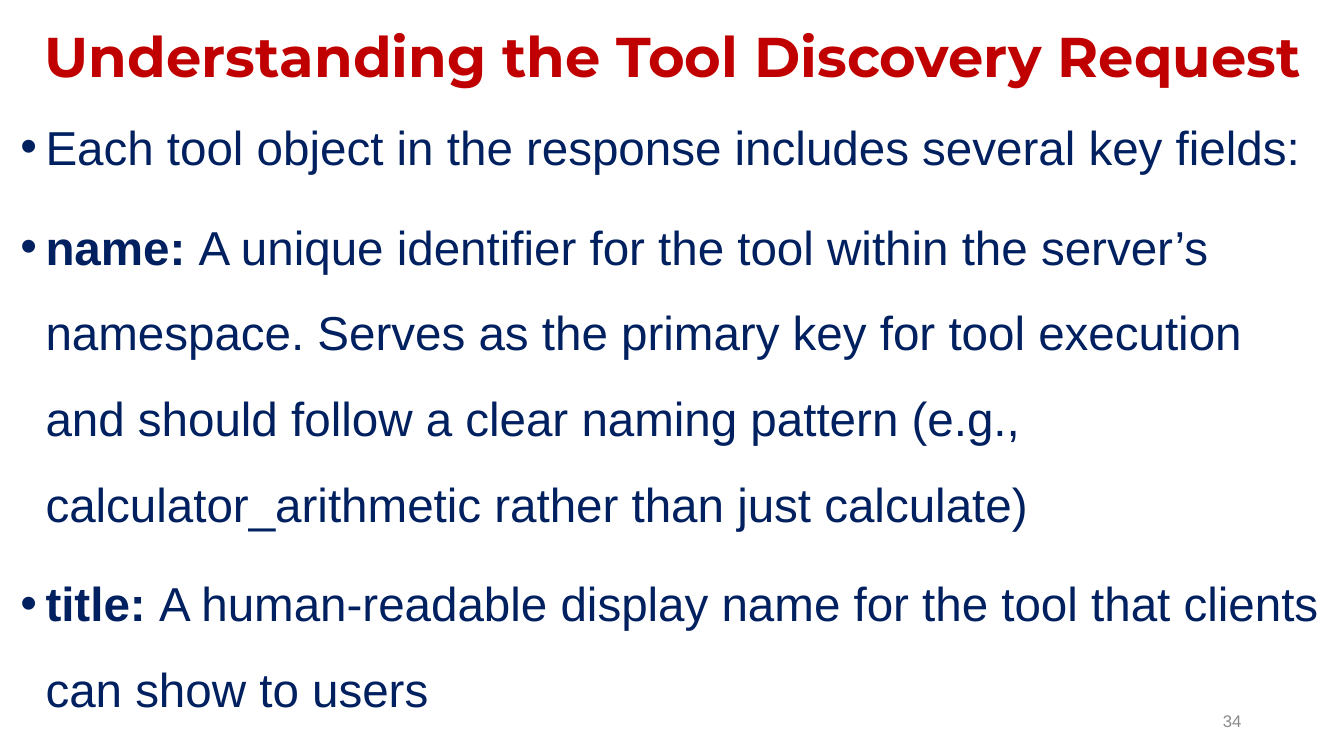
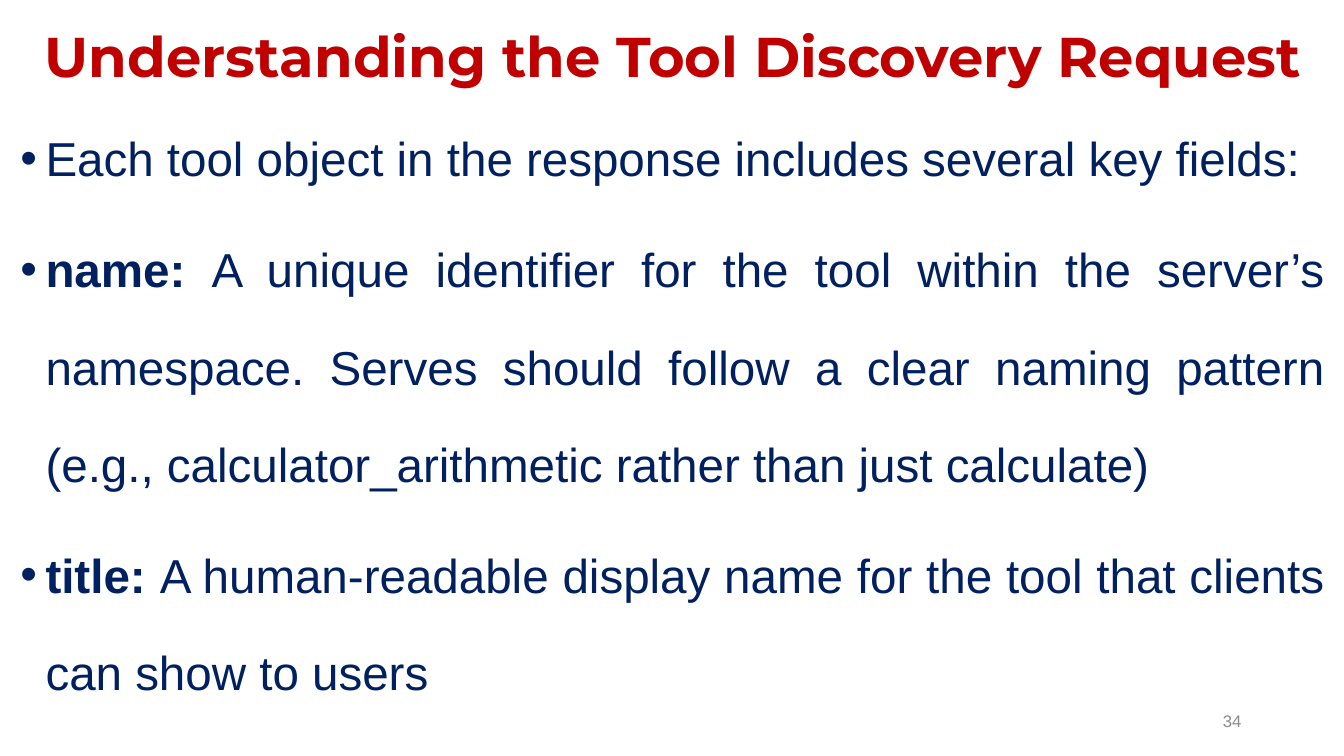
Before and after one commit to janakimeena/Building-Agents-with-MCP, a slide deck: slide 34 of MCP Architecture.pptx. Drawn at 1344x756 pixels with LibreOffice and Linux fonts; fonts in the diff are those of the drawing. Boxes give left, top, right and bottom in pixels: in the first picture for what was removed or moved away, otherwise in the second. Text is boxed around its words. In the diff, an @@ line names an element or a change of style, - is before the commit and + after.

```diff
--- a/MCP Architecture.pptx
+++ b/MCP Architecture.pptx
@@ text at (x1=46, y1=141, x2=1324, y2=691): alignment left to justified; line spacing 1.5 to 1.7 @@
@@ text at (x1=46, y1=252, x2=1324, y2=491): text changed @@
-• name: A unique identifier for the tool within the server’s namespace. Serves as the primary key for tool execution and should follow a clear naming pattern (e.g., calculator_arithmetic rather than just calculate)
+• name: A unique identifier for the tool within the server’s namespace. Serves should follow a clear naming pattern (e.g., calculator_arithmetic rather than just calculate)
```
Also in this commit, not shown: 21 other slides changed, 1 slide removed, 5 other files.
